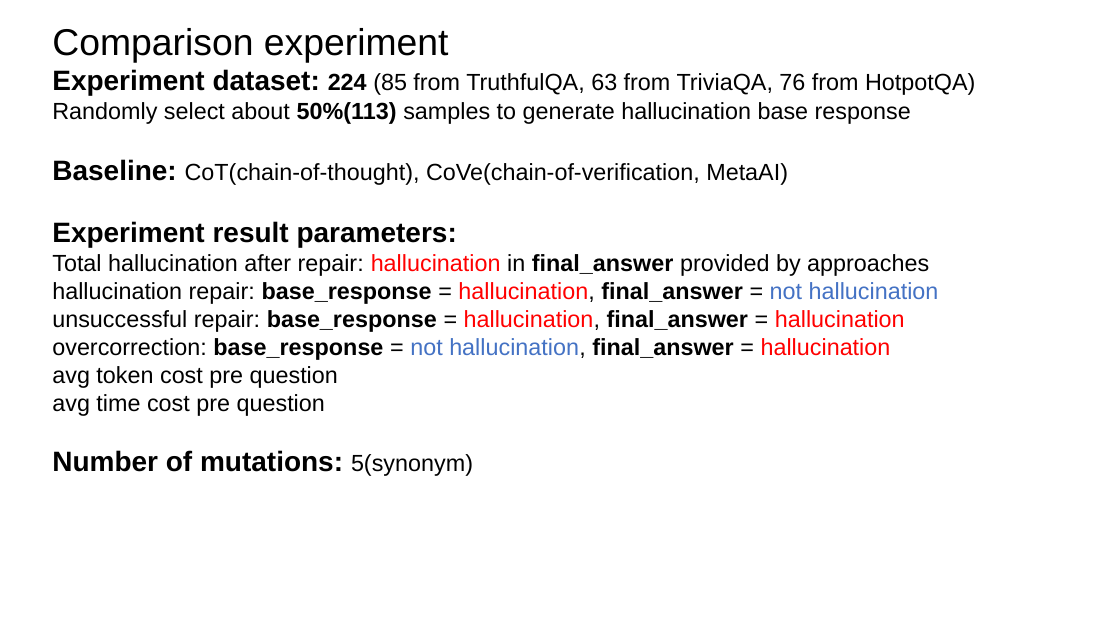
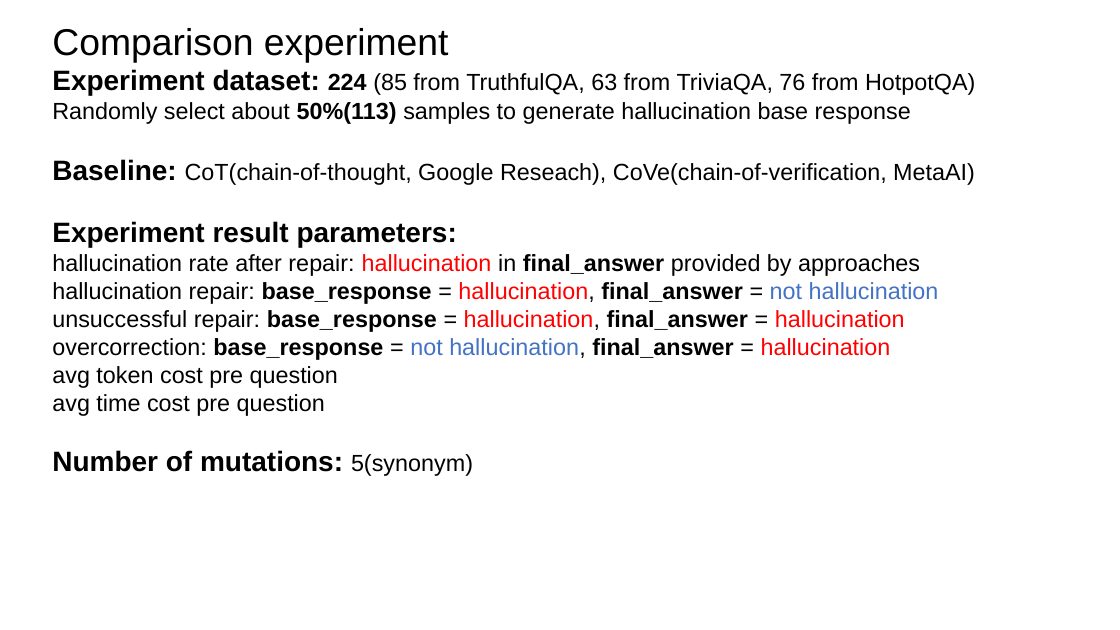
Before and after one commit to zbybr/LLMHalluMiti, a slide deck: slide 3 of slides/20251113.pptx. Drawn at 1120x630 pixels with LibreOffice and Linux fonts; fonts in the diff are those of the drawing. Boxes give left, top, right and bottom in pixels: in the first picture for what was removed or moved away, otherwise in the second. Text is boxed around its words. In the diff, an @@ line names an element or a change of style, - is before the commit and + after.

Commit message:
Update cove diagram and related slide
Revised the cove.drawio diagram to clarify that the process involves verification questions of entities in both question and response, replacing the previous 'background' wording. Updated the corresponding PNG and PowerPoint slide to reflect these changes for improved accuracy and presentation.

```diff
--- a/slides/20251113.pptx
+++ b/slides/20251113.pptx
@@ text at [52,159,975,185]: text changed @@
-Baseline: CoT(chain-of-thought), CoVe(chain-of-verification, MetaAI)
+Baseline: CoT(chain-of-thought, Google Reseach), CoVe(chain-of-verification, MetaAI)
@@ text at [52,254,920,276]: text changed @@
-Total hallucination after repair: hallucination in final_answer provided by approaches
+hallucination rate after repair: hallucination in final_answer provided by approaches
```
Also in this commit, not shown: 2 other slides changed, 2 other files.
